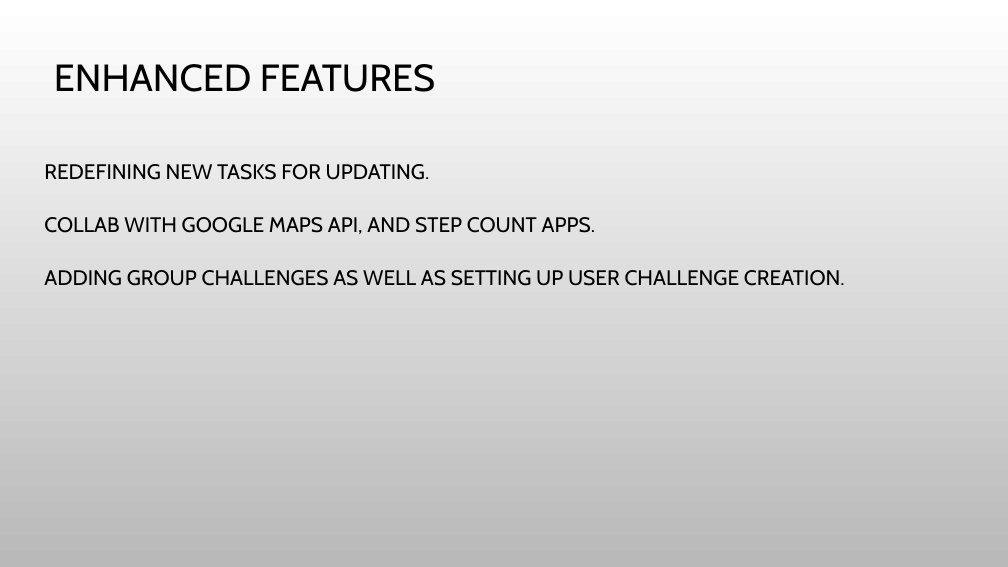
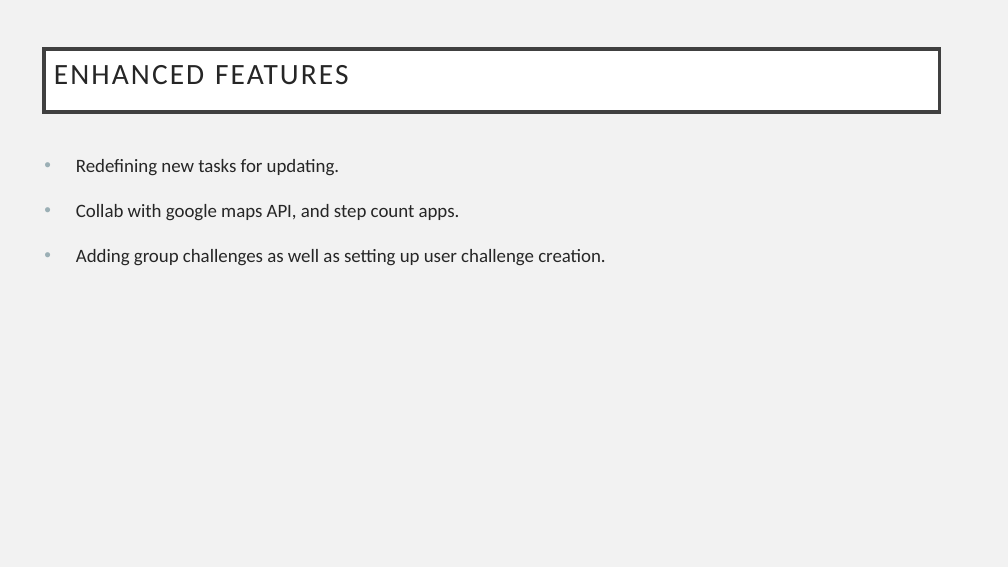
Before and after one commit to annie0sc/gdp_group4, a slide deck: slide 12 of GDP.pptx. Drawn at 1008x567 pixels with LibreOffice and Linux fonts; fonts in the diff are those of the drawing; background and template pictures are left out. Boxes give left, top, right and bottom in pixels: in the first picture for what was removed or moved away, otherwise in the second. Text is boxed around its words. In the diff, an @@ line names an element or a change of style, - is before the commit and + after.

Commit message:
changed the layout of the presentation

```diff
--- a/GDP.pptx
+++ b/GDP.pptx
@@ background picture (left out) to #F2F2F2 @@
@@ title "ENHANCED FEATURES" resized from (x1=54, y1=64, x2=435, y2=92) to (x1=44, y1=49, x2=939, y2=113) @@
@@ title "ENHANCED FEATURES" at (x1=44, y1=49, x2=939, y2=113): size 27 to 21 pt, font Cabin to Calibri, text colour #000000 to #262626, letter spacing 0 to 1.5 pt; fill none to #FFFFFF; outline none to #404040 2.5 pt @@
@@ text at (x1=76, y1=159, x2=605, y2=266): text changed; size 15 to 13.5 pt; font Cabin to Calibri; text colour #000000 to #262626 @@
-REDEFINING NEW TASKS FOR UPDATING.
-COLLAB WITH GOOGLE MAPS API, AND STEP COUNT APPS.
-ADDING GROUP CHALLENGES AS WELL AS SETTING UP USER CHALLENGE CREATION.
+• Redefining new tasks for updating.
+• Collab with google maps API, and step count apps.
+• Adding group challenges as well as setting up user challenge creation.
```
Also in this commit, not shown: 10 other slides changed, 2 slides added, 2 slides removed.
